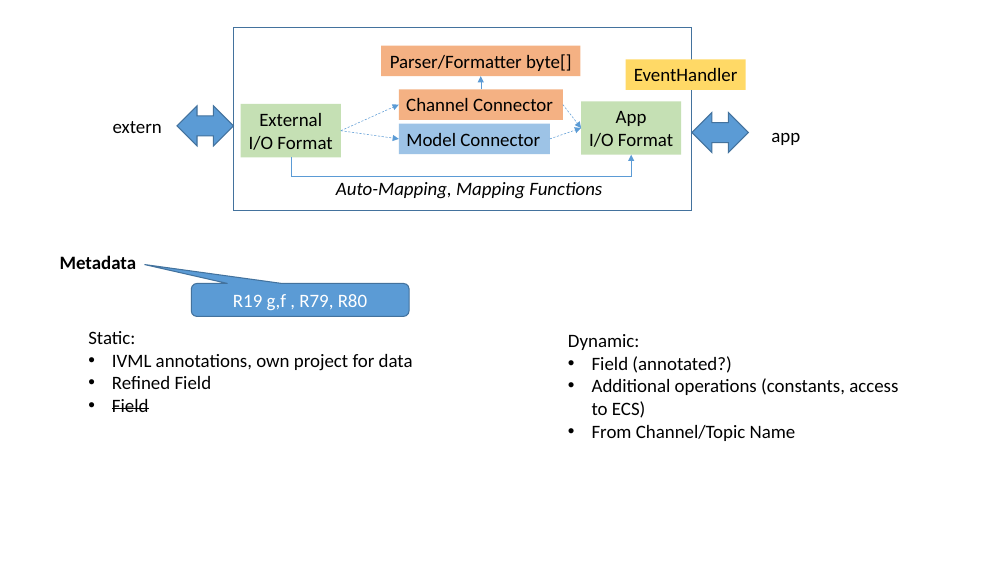
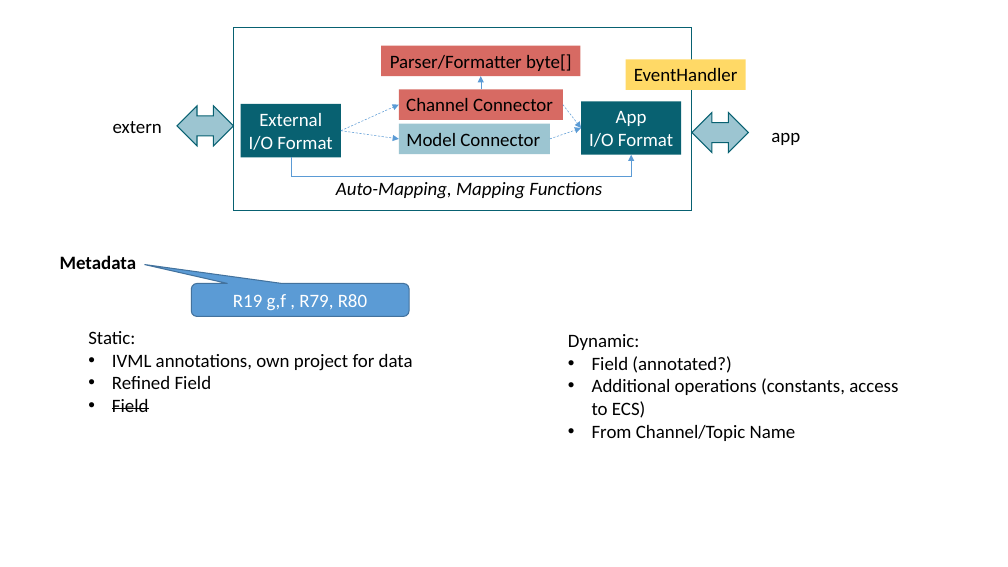
Before and after one commit to iip-ecosphere/platform, a slide deck: slide 61 of platform/documentation/src/HandbookFigures.pptx. Drawn at 1008x567 pixels with LibreOffice and Linux fonts; fonts in the diff are those of the drawing. Boxes give left, top, right and bottom in pixels: in the first picture for what was removed or moved away, otherwise in the second. Text is boxed around its words. In the diff, an @@ line names an element or a change of style, - is before the commit and + after.

```diff
--- a/platform/documentation/src/HandbookFigures.pptx
+++ b/platform/documentation/src/HandbookFigures.pptx
@@ rectangle at box(234, 27, 692, 210): outline #43739E 1 pt to #086171 1 pt @@
@@ rectangle "Parser/Formatter byte[]" at box(381, 45, 581, 76): fill #F4B183 to #D76A63 @@
@@ rectangle "Channel Connector" at box(399, 89, 563, 119): fill #F4B183 to #D76A63 @@
@@ left right arrow at box(177, 106, 234, 146): fill #5B9BD5 to #9CC5D1; outline #43739E 1 pt to #086171 1 pt @@
@@ rectangle "External" at box(240, 104, 341, 158): text colour #000000 to #FFFFFF; fill #C5E0B4 to #086171 @@
@@ rectangle "App" at box(582, 101, 682, 155): text colour #000000 to #FFFFFF; fill #C5E0B4 to #086171 @@
@@ left right arrow at box(692, 113, 749, 153): fill #5B9BD5 to #9CC5D1; outline #43739E 1 pt to #086171 1 pt @@
@@ rectangle "Model Connector" at box(399, 124, 551, 154): fill #9DC3E6 to #9CC5D1 @@
```
Also in this commit, not shown: 6 other slides changed, 2 other files.
